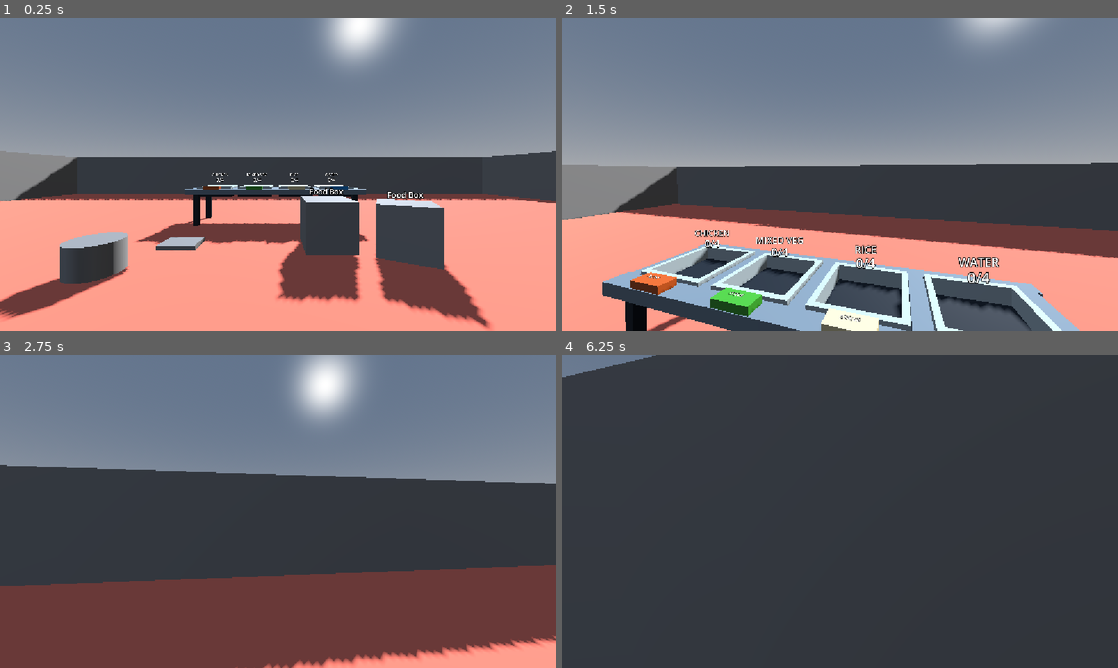
Above: before the commit, frames 1-4 (two rows, left to right).
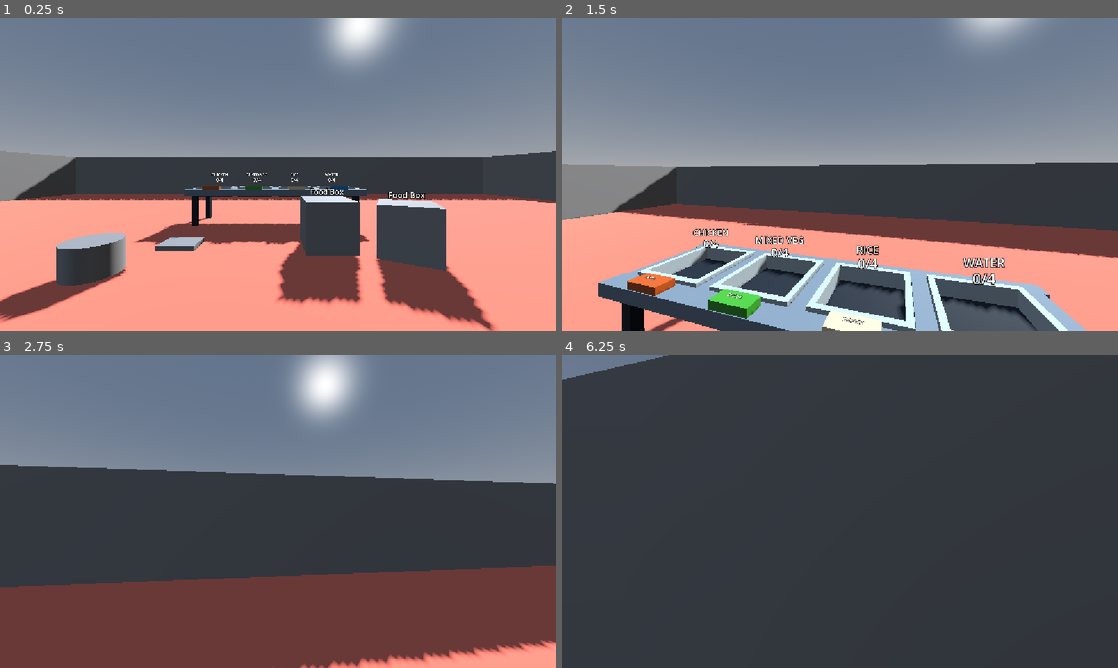
Above: after the commit, the same moments.

Repository: UmmNobody/QuackCook
Game: Godot game, scene res://scenes/main.tscn
Same seed, same stepped clock (60 frames per second), same inputs: the game is played once before the commit and once after it.
Inputs (mouse positions are in pixels of both pictures, inside the frame that each line leads up to):
- Up to frame 1 (0.25 s): no input
- Up to frame 2 (1.5 s): tap Enter at 0.5 s; move the mouse to (867, 174) at 0.52 s; press the mouse at (867, 174) at 0.53 s; hold W (up) from 0.53 s (still down); tap Space (jump) at 0.77 s; move the mouse to (812, 174) at 1.27 s; release the mouse at (812, 174) at 1.28 s; tap Q (drop) at 1.35 s
- Up to frame 3 (2.75 s): keep holding W (up); tap Space (jump) at 1.52 s; move the mouse to (289, 505) at 2.02 s; tap 1 at 2.1 s
- Up to frame 4 (6.25 s): move the mouse to (834, 517) at 2.77 s; tap 2 at 2.85 s; tap Space (jump) at 3.02, 3.77, 4.25, 4.52, 6.02 s; move the mouse to (878, 514) at 3.52 s; tap 3 at 3.6 s; move the mouse to (795, 508) at 4.27 s; tap 4 at 4.35 s; move the mouse to (845, 511) at 5.02 s; tap N at 5.1 s; tap Enter at 5.75 s; move the mouse to (817, 505) at 5.77 s; release W (up) at 5.78 s; hold D (right) from 5.78 s (still down); tap F at 5.85 s

The runs differ from the first frame. In frame 1, 2.6% of the frame differs, in the area x 0-94%, y 43-100%; in frame 2, 4.5%, in the area x 0-100%, y 46-100%; in frame 3, 1.5%; in frame 4, 0.1%.

Commit message:
Kitchen collision fix

Diff:
--- a/scenes/main.tscn
+++ b/scenes/main.tscn
@@ -70,7 +70,7 @@
 size = Vector3(0.33251953, 3.4776611, 33.553726)
 
 [node name="Player" parent="." unique_id=1634674887 instance=ExtResource("1_itxqv")]
-transform = Transform3D(1, 0, 0, 0, 1, 0, 0, 0, 1, 0, 0.6254536, 0)
+transform = Transform3D(1, 0, 0, 0, 1, 0, 0, 0, 1, 0, 0.6254536, -0.04573059)
 
 [node name="TrashCan" parent="." unique_id=241567825 instance=ExtResource("4_brvut")]
 transform = Transform3D(1, 0, 0, 0, 1, 0, 0, 0, 1, 4.741066, 0.56770325, -1.2516394)
--- a/scenes/maps/quackcook_kitchen.tscn
+++ b/scenes/maps/quackcook_kitchen.tscn
@@ -1,7 +1,7 @@
-[gd_scene load_steps=2 format=3]
+[gd_scene format=3]
 
 [ext_resource type="PackedScene" path="res://asset/model/QuackCook_Kitchen.glb" id="1_kitchen"]
 
-[node name="QuackCookKitchen" type="Node3D"]
+[node name="QuackCookKitchen" type="Node3D" unique_id=607881379]
 
-[node name="KitchenModel" parent="." instance=ExtResource("1_kitchen")]
+[node name="KitchenModel" type="Node3D" parent="." unique_id=1939389288 instance=ExtResource("1_kitchen")]
Binary file changed: asset/model/QuackCook_Kitchen.glb
